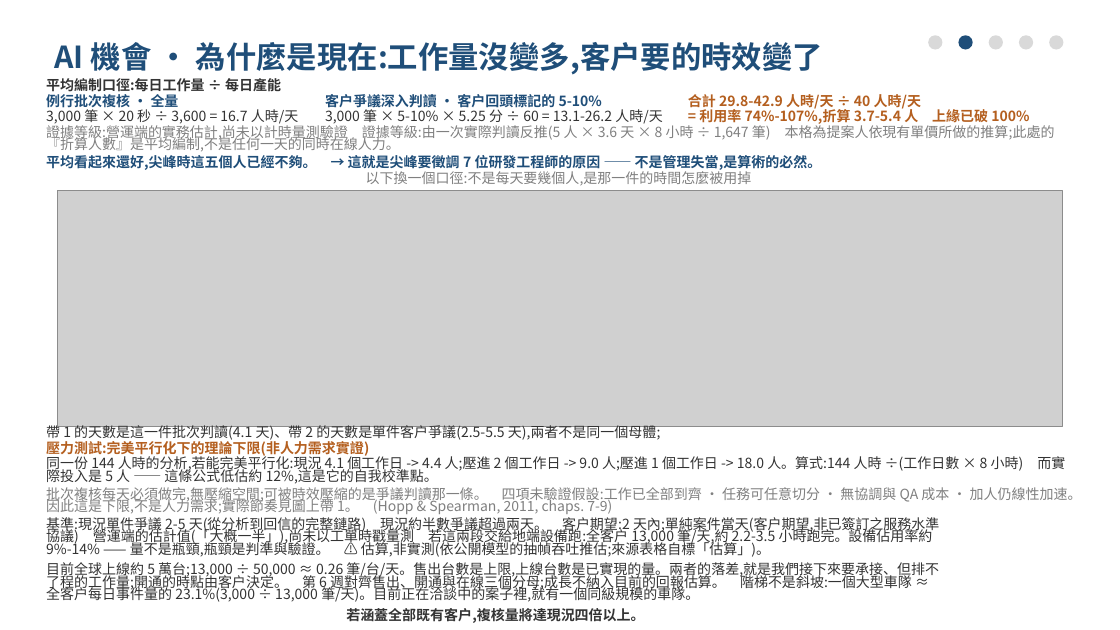
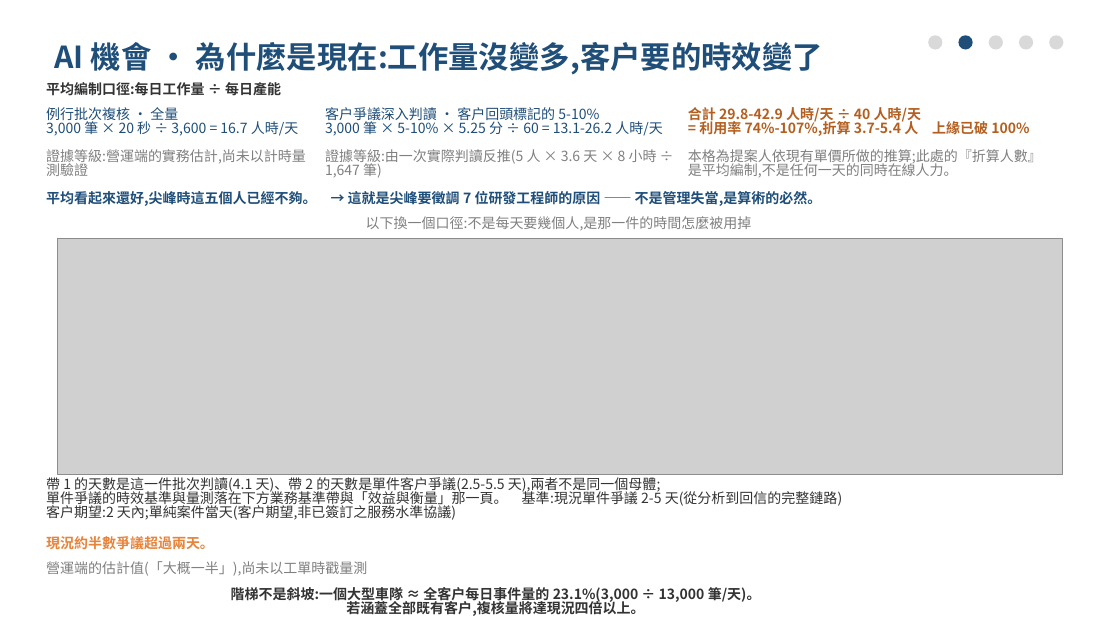
Before and after one commit to pokai-huang0828/UTS_workspace, a slide deck: slide 3 of Artificial Intelligence for Enterprises/Assessment3/v4/Huang_26254793_421104_Assessment 3.pptx. Drawn at 1120x630 pixels with LibreOffice and Linux fonts; fonts in the diff are those of the drawing; grey boxes stand for pictures. Boxes give left, top, right and bottom in pixels: in the first picture for what was removed or moved away, otherwise in the second. Text is boxed around its words. In the diff, an @@ line names an element or a change of style, - is before the commit and + after.

```diff
--- a/Artificial Intelligence for Enterprises/Assessment3/v4/Huang_26254793_421104_Assessment 3.pptx
+++ b/Artificial Intelligence for Enterprises/Assessment3/v4/Huang_26254793_421104_Assessment 3.pptx
@@ text at box(46, 119, 298, 137): paragraph added @@
+3,000 筆 × 20 秒 ÷ 3,600 = 16.7 人時/天
@@ text at box(46, 107, 178, 123): bold off in "例行批次複核 · 全量"; line spacing 0.74 to 0.83 @@
@@ text "例行批次複核 · 全量": place and size @@
-text "例行批次複核 · 全量" at box(46, 94, 179, 110)
+text "例行批次複核 · 全量" at box(46, 107, 298, 137)
@@ text at box(325, 119, 662, 137): paragraph added @@
+3,000 筆 × 5-10% × 5.25 分 ÷ 60 = 13.1-26.2 人時/天
@@ text at box(325, 107, 599, 123): bold off in "客戶爭議深入判讀 · 客戶回頭標記的 5-10%"; line spacing 0.74 to 0.83 @@
@@ text "客戶爭議深入判讀 · 客戶回頭標記的 5-10%": place and size @@
-text "客戶爭議深入判讀 · 客戶回頭標記的 5-10%" at box(325, 94, 602, 110)
+text "客戶爭議深入判讀 · 客戶回頭標記的 5-10%" at box(325, 107, 662, 137)
@@ text at box(688, 107, 921, 123): line spacing 0.74 to 0.83 @@
@@ text "合計 29.8-42.9 人時/天 ÷ 40 ...": place and size @@
-text "合計 29.8-42.9 人時/天 ÷ 40 ..." at box(688, 94, 921, 110)
+text "合計 29.8-42.9 人時/天 ÷ 40 ..." at box(688, 107, 1029, 136)
@@ text at box(699, 119, 1029, 136): paragraph added @@
+= 利用率 74%-107%,折算 3.7-5.4 人 上緣已破 100%
@@ text at box(46, 149, 306, 176): text changed; text colour #333333 to #808080 @@
-3,000 筆 × 20 秒 ÷ 3,600 = 16.7 人時/天
+證據等級:營運端的實務估計,尚未以計時量測驗證
@@ text removed at box(46, 123, 1055, 151) @@
-證據等級:營運端的實務估計,尚未以計時量測驗證 證據等級:由一次實際判讀反推(5 人 × 3.6 天 × 8 小時 ÷ 1,647 筆) 本格為提案人依現有單價所做的推算;此處的『折算人數』是平均編制,不是任何一天的同時在線人力。
@@ text at box(325, 149, 657, 177): text changed; text colour #333333 to #808080 @@
-3,000 筆 × 5-10% × 5.25 分 ÷ 60 = 13.1-26.2 人時/天
+證據等級:由一次實際判讀反推(5 人 × 3.6 天 × 8 小時 ÷ 1,647 筆)
@@ text at box(688, 149, 1042, 177): text changed; text colour #B45F1F to #808080; bold off @@
-= 利用率 74%-107%,折算 3.7-5.4 人 上緣已破 100%
+本格為提案人依現有單價所做的推算;此處的『折算人數』是平均編制,不是任何一天的同時在線人力。
@@ text "平均看起來還好,尖峰時這五個人已經不夠。 → 這就是尖峰要徵調 7 位研發工程師的原因 ...": place and size @@
-text "平均看起來還好,尖峰時這五個人已經不夠。 → 這就是尖峰要徵調 7 位研發工程師的原因 ..." at box(46, 154, 822, 172)
+text "平均看起來還好,尖峰時這五個人已經不夠。 → 這就是尖峰要徵調 7 位研發工程師的原因 ..." at box(46, 189, 822, 207)
@@ line spacing 0.74 to 0.83 in 3 elements at box(46, 82, 281, 96), box(46, 189, 822, 207), box(366, 216, 752, 230) @@
@@ text "以下換一個口徑:不是每天要幾個人,是那一件的時間怎麼被用掉": place and size @@
-text "以下換一個口徑:不是每天要幾個人,是那一件的時間怎麼被用掉" at box(366, 169, 752, 185)
+text "以下換一個口徑:不是每天要幾個人,是那一件的時間怎麼被用掉" at box(366, 216, 752, 230)
@@ picture: place and size @@
-picture at box(58, 190, 1062, 426)
+picture at box(58, 239, 1062, 475)
@@ text removed at box(46, 439, 369, 457) @@
-壓力測試:完美平行化下的理論下限(非人力需求實證)
@@ text at box(46, 477, 842, 520): text changed @@
-基準:現況單件爭議 2-5 天(從分析到回信的完整鏈路) 現況約半數爭議超過兩天。 客戶期望:2 天內;單純案件當天(客戶期望,非已簽訂之服務水準協議) 營運端的估計值(「大概一半」),尚未以工單時戳量測 若這兩段交給地端設備跑:全客戶 13,000 筆/天,約 2.2-3.5 小時跑完。設備佔用率約 9%-14% —— 量不是瓶頸,瓶頸是判準與驗證。 ⚠️ 估算,非實測(依公開模型的抽幀吞吐推估;來源表格自標「估算」)。
+帶 1 的天數是這一件批次判讀(4.1 天)、帶 2 的天數是單件客戶爭議(2.5-5.5 天),兩者不是同一個母體;
+單件爭議的時效基準與量測落在下方業務基準帶與「效益與衡量」那一頁。 基準:現況單件爭議 2-5 天(從分析到回信的完整鏈路)
+客戶期望:2 天內;單純案件當天(客戶期望,非已簽訂之服務水準協議)
@@ text removed at box(46, 454, 1065, 484) @@
-同一份 144 人時的分析,若能完美平行化:現況 4.1 個工作日 -> 4.4 人;壓進 2 個工作日 -> 9.0 人;壓進 1 個工作日 -> 18.0 人。算式:144 人時 ÷(工作日數 × 8 小時) 而實際投入是 5 人 —— 這條公式低估約 12%,這是它的自我校準點。
@@ text removed at box(46, 487, 1082, 514) @@
-批次複核每天必須做完,無壓縮空間;可被時效壓縮的是爭議判讀那一條。 四項未驗證假設:工作已全部到齊 · 任務可任意切分 · 無協調與 QA 成本 · 加人仍線性加速。因此這是下限,不是人力需求;實際節奏見圖上帶 1。 (Hopp & Spearman, 2011, chaps. 7-9)
@@ text at box(46, 536, 214, 549): text changed; text colour #333333 to #E8833A; bold on @@
-帶 1 的天數是這一件批次判讀(4.1 天)、帶 2 的天數是單件客戶爭議(2.5-5.5 天),兩者不是同一個母體;
+現況約半數爭議超過兩天。
@@ text removed at box(46, 562, 939, 602) @@
-目前全球上線約 5 萬台;13,000 ÷ 50,000 ≈ 0.26 筆/台/天。售出台數是上限,上線台數是已實現的量。兩者的落差,就是我們接下來要承接、但排不了程的工作量;開通的時點由客戶決定。 第 6 週對齊售出、開通與在線三個分母;成長不納入目前的回報估算。 階梯不是斜坡:一個大型車隊 ≈ 全客戶每日事件量的 23.1%(3,000 ÷ 13,000 筆/天)。目前正在洽談中的案子裡,就有一個同級規模的車隊。
@@ text added at box(46, 561, 367, 576), 12 pt, text #808080 @@
+營運端的估計值(「大概一半」),尚未以工單時戳量測
@@ text "階梯不是斜坡:一個大型車隊 ≈ 全客戶每日事件量的 23.1%(3,000 ÷ ...": place and size @@
-text "階梯不是斜坡:一個大型車隊 ≈ 全客戶每日事件量的 23.1%(3,000 ÷ ..." at box(346, 608, 644, 623)
+text "階梯不是斜坡:一個大型車隊 ≈ 全客戶每日事件量的 23.1%(3,000 ÷ ..." at box(231, 587, 761, 616)
@@ text at box(231, 587, 761, 603): paragraph added @@
+階梯不是斜坡:一個大型車隊 ≈ 全客戶每日事件量的 23.1%(3,000 ÷ 13,000 筆/天)。
@@ text at box(346, 599, 644, 616): line spacing 0.74 to 0.83 @@
```
Also in this commit, not shown: 4 other slides changed, 55 other files.
